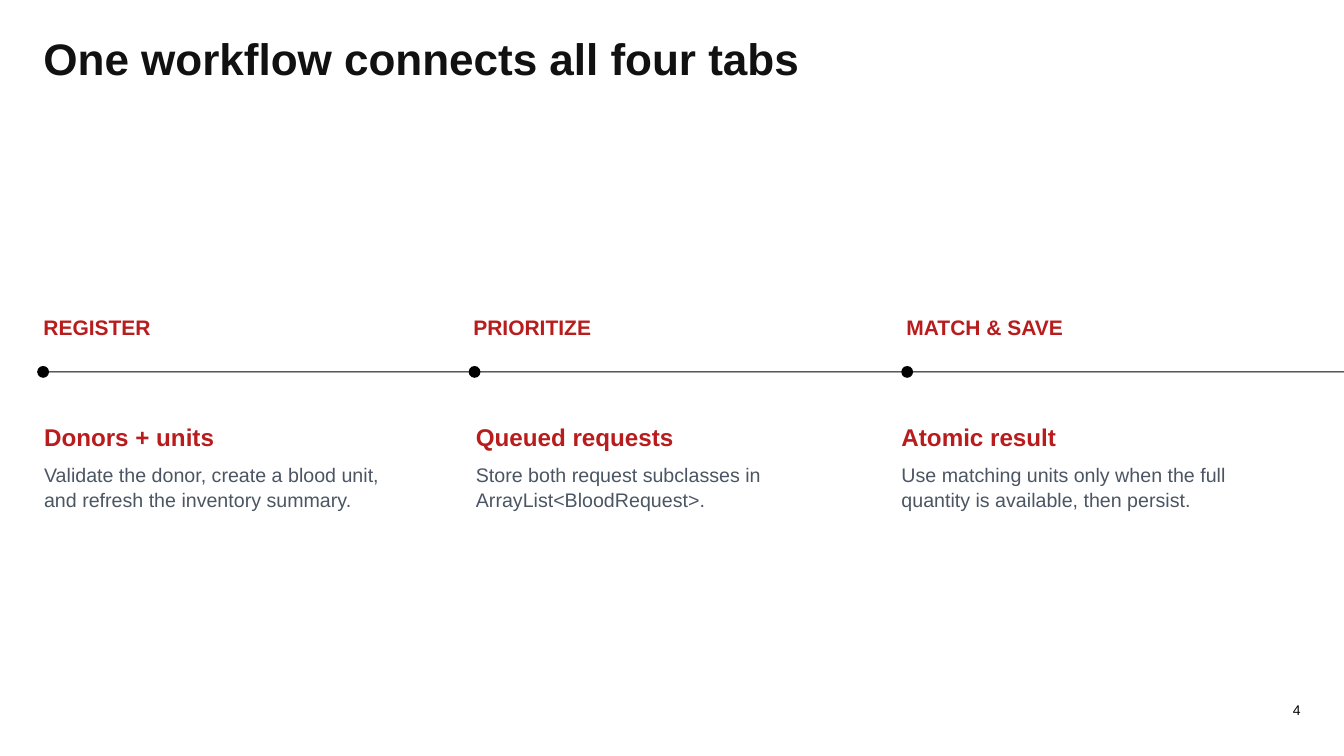
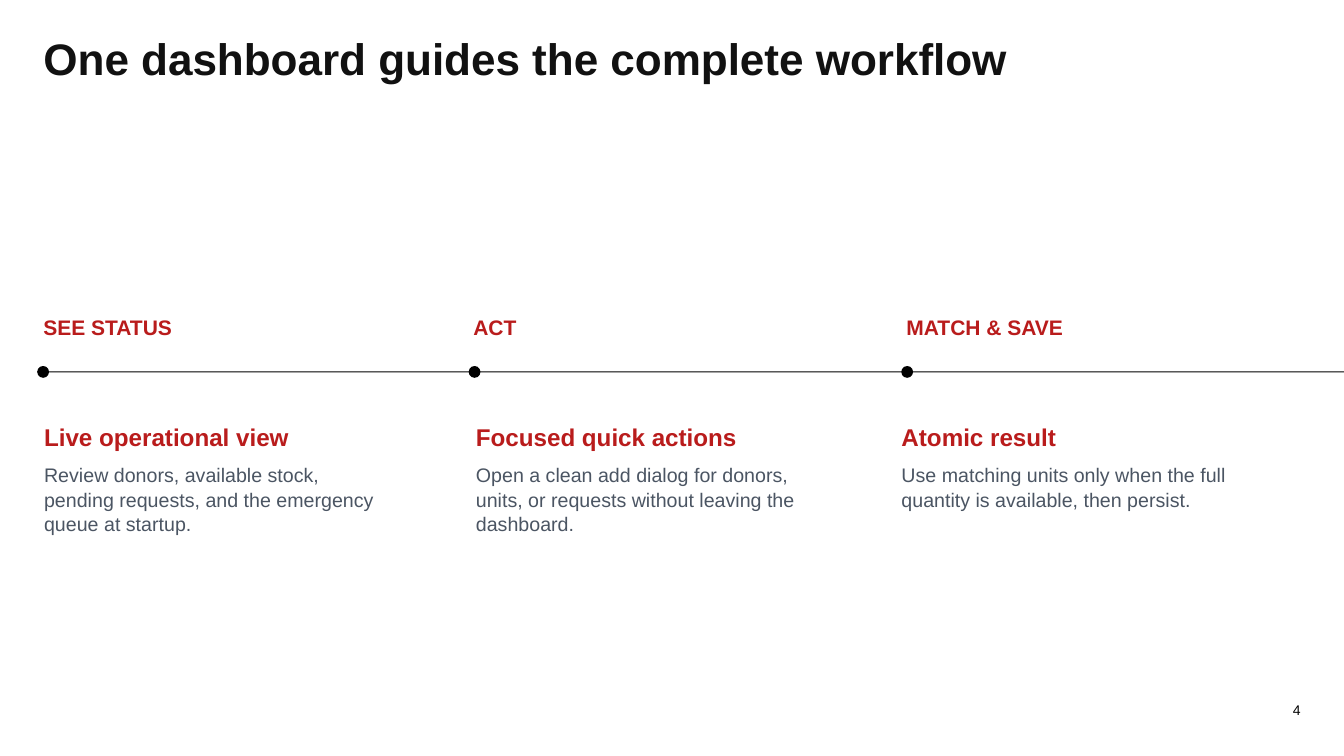
Before and after one commit to moha-r/LifeFlow, a slide deck: slide 4 of output/presentation/LifeFlow_Presentation.pptx. Drawn at 1344x756 pixels with LibreOffice and Linux fonts; fonts in the diff are those of the drawing. Boxes give left, top, right and bottom in pixels: in the first picture for what was removed or moved away, otherwise in the second. Text is boxed around its words. In the diff, an @@ line names an element or a change of style, - is before the commit and + after.

```diff
--- a/output/presentation/LifeFlow_Presentation.pptx
+++ b/output/presentation/LifeFlow_Presentation.pptx
@@ text at (43,43,1007,84): text changed @@
-One workflow connects all four tabs
+One dashboard guides the complete workflow
@@ text at (43,320,172,336): text changed @@
-REGISTER
+SEE STATUS
@@ text at (473,320,516,336): text changed @@
-PRIORITIZE
+ACT
@@ text at (44,428,373,535): text changed @@
-Donors + units
-Validate the donor, create a blood unit, and refresh the inventory summary.
+Live operational view
+Review donors, available stock, pending requests, and the emergency queue at startup.
@@ text at (476,428,794,531): text changed @@
-Queued requests
-Store both request subclasses in ArrayList<BloodRequest>.
+Focused quick actions
+Open a clean add dialog for donors, units, or requests without leaving the dashboard.
```
Also in this commit, not shown: 4 other slides changed, 23 other files.
